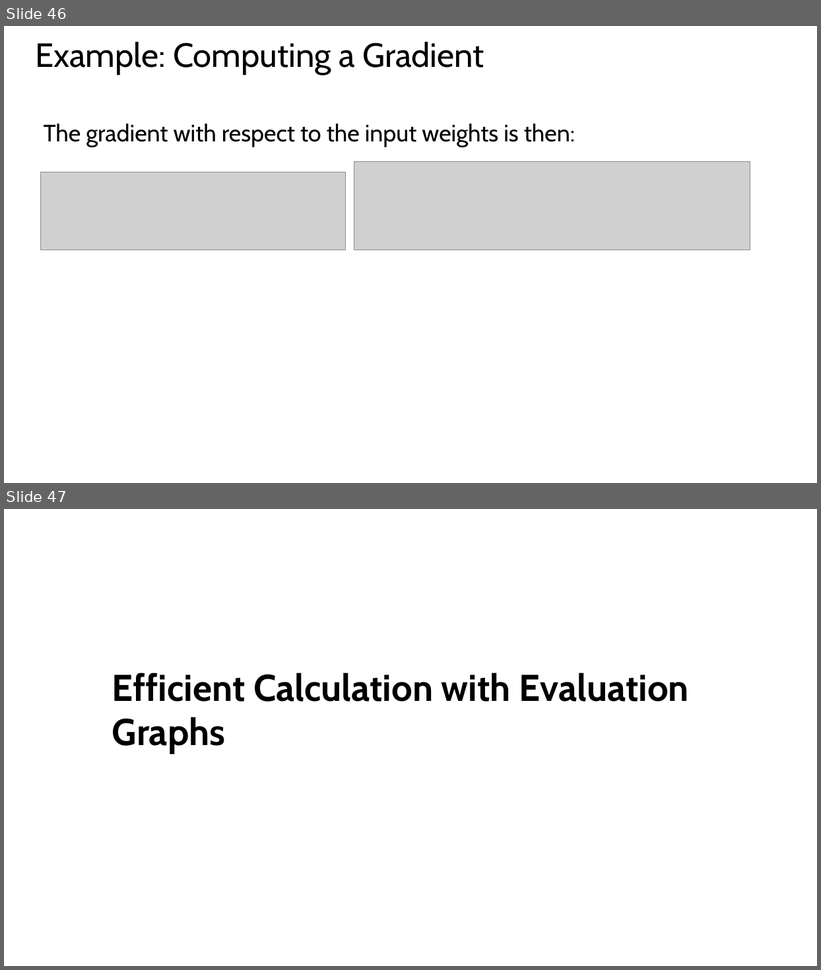
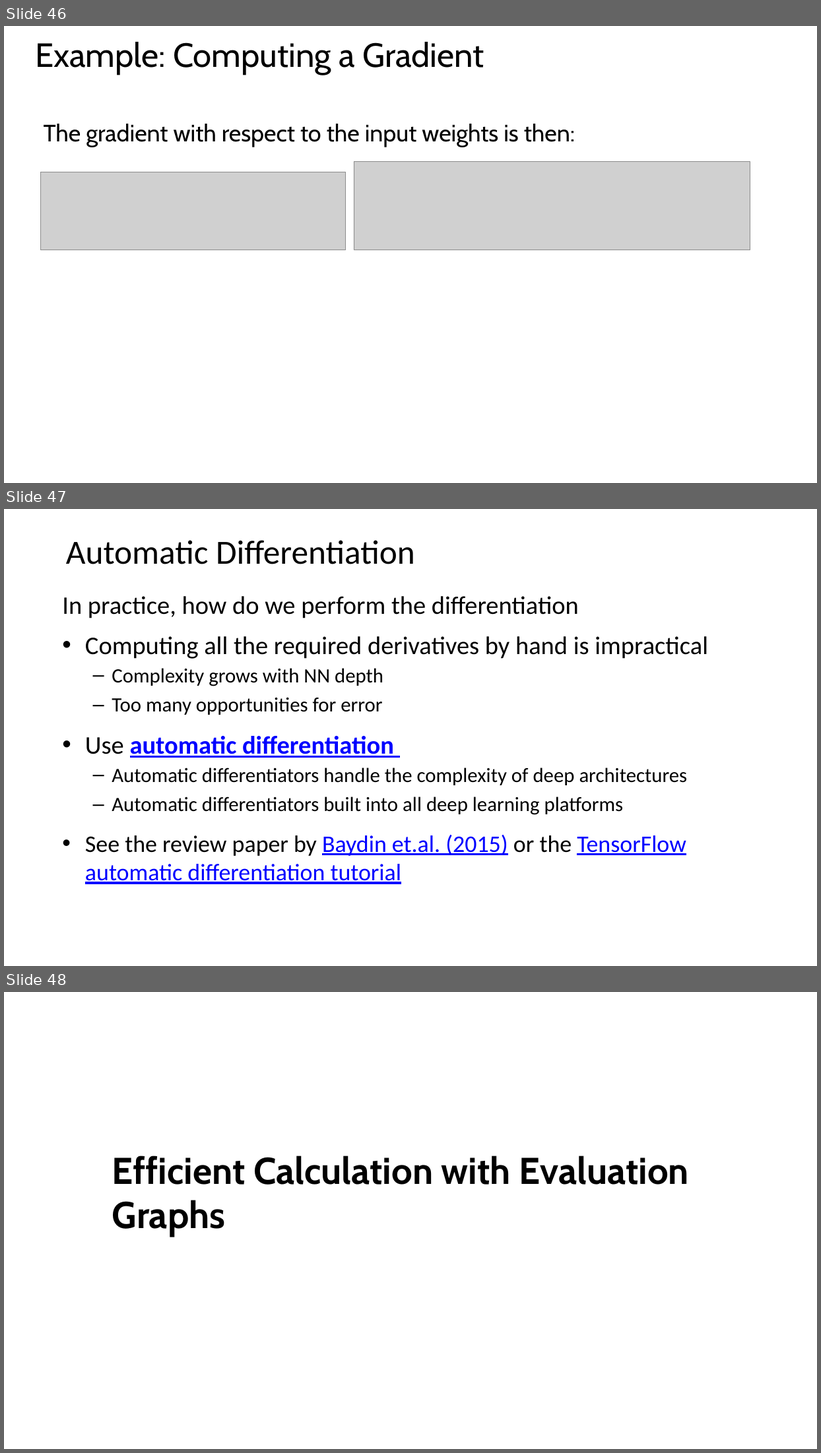
Before and after one commit to StephenElston/CSCI-E25, a slide deck: Slides/5_BuildingBlocksOfDeepLearning.pptx. Shown one above the other, each under a label of ours: slides 46 and 47 before the commit, slides 46, 47 and 48 after it. The pictures are 821x970 and 821x1453 pixels, drawn with LibreOffice and Linux fonts; fonts in the diff are those of the drawing; grey boxes stand for pictures. Boxes give left, top, right and bottom in pixels: in the first picture for what was removed or moved away, otherwise in the second. Text is boxed around its words. In the diff, an @@ line names an element or a change of style, - is before the commit and + after.

```diff
--- a/Slides/5_BuildingBlocksOfDeepLearning.pptx
+++ b/Slides/5_BuildingBlocksOfDeepLearning.pptx
@@ slide 47 added at (4, 509, 817, 966), background #FFFFFF @@
@@ text added at (66, 540, 415, 564), 40 pt, text #000000 @@
+Automatic Differentiation
@@ text added at (62, 596, 708, 885), 24 pt, text #000000 @@
+In practice, how do we perform the differentiation
+• Computing all the required derivatives by hand is impractical
+  – Complexity grows with NN depth
+  – Too many opportunities for error
+• Use automatic differentiation
+  – Automatic differentiators handle the complexity of deep architectures
+  – Automatic differentiators built into all deep learning platforms
+• See the review paper by Baydin et.al. (2015) or the TensorFlow automatic differentiation tutorial
@@ what was slide 47 is now slide 48 @@
```
Also in this commit, not shown: 3 slides changed, 2 other slides added, 1 other file.
